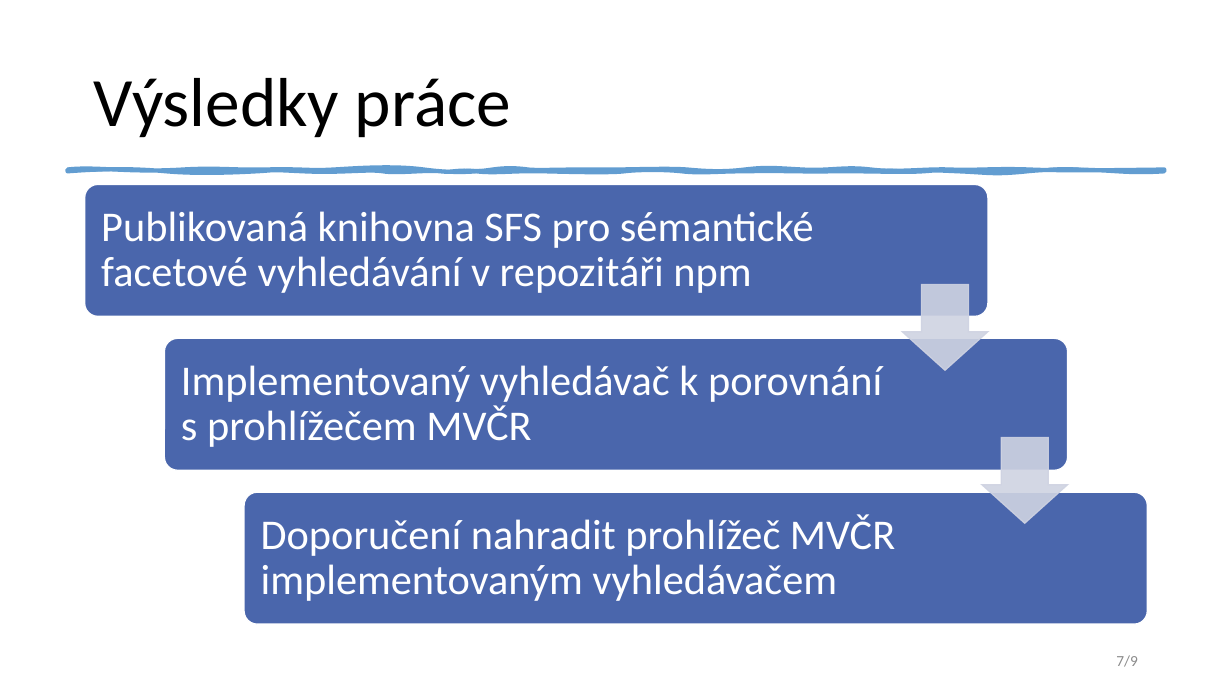
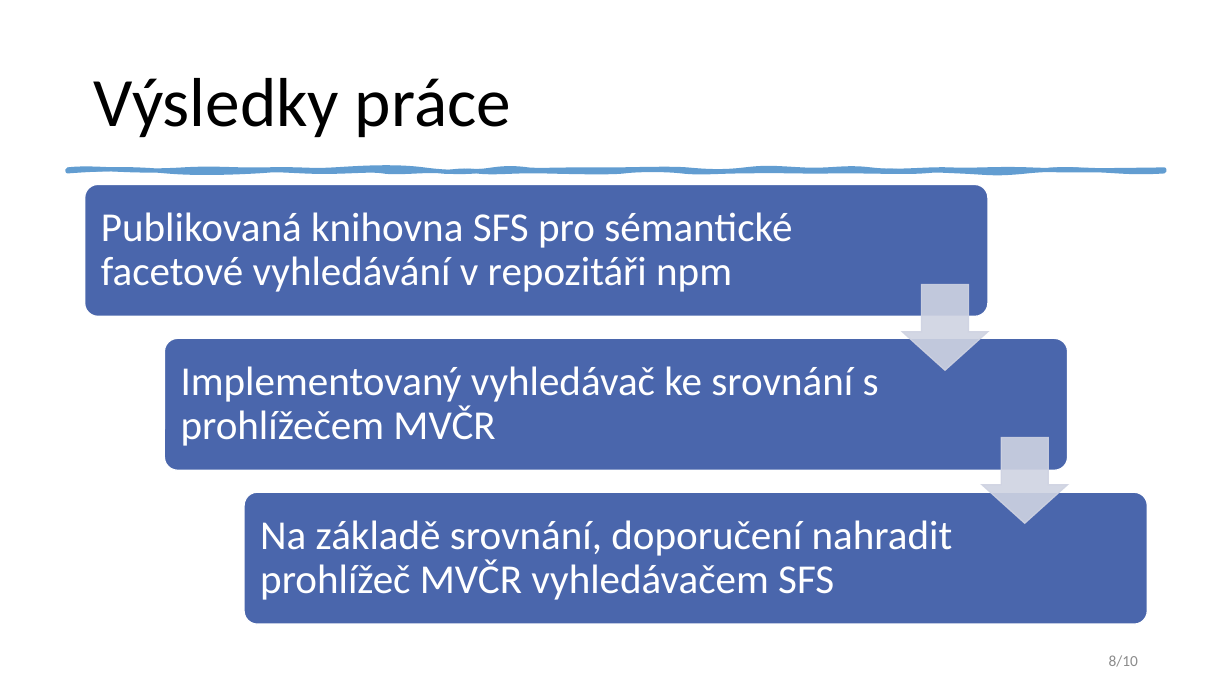
Before and after one commit to bouredan/sfs-docs, a slide deck: slide 8 of bachelor-thesis/presentation/obhajoba_prezentace.pptx (slide 7 before the commit). Drawn at 1232x693 pixels with LibreOffice and Linux fonts; fonts in the diff are those of the drawing. Boxes give left, top, right and bottom in pixels: in the first picture for what was removed or moved away, otherwise in the second. Text is boxed around its words. In the diff, an @@ line names an element or a change of style, - is before the commit and + after.

```diff
--- a/bachelor-thesis/presentation/obhajoba_prezentace.pptx
+++ b/bachelor-thesis/presentation/obhajoba_prezentace.pptx
@@ text "Publikovaná knihovna SFS pro sémantické ..." at (x1=101, y1=212, x2=792, y2=292): size 33 to 32 pt @@
@@ text at (x1=181, y1=366, x2=879, y2=446): text changed; size 33 to 32 pt @@
-Implementovaný vyhledávač k porovnání s prohlížečem MVČR
+Implementovaný vyhledávač ke srovnání s prohlížečem MVČR
@@ text at (x1=260, y1=520, x2=953, y2=600): text changed; size 33 to 32 pt @@
-Doporučení nahradit prohlížeč MVČR implementovaným vyhledávačem
+Na základě srovnání, doporučení nahradit prohlížeč MVČR vyhledávačem SFS
@@ page number at (x1=1109, y1=655, x2=1138, y2=667): text changed @@
-7/9
+8/10
```
Also in this commit, not shown: 5 other slides changed, 3 slides added, 2 slides removed, 4 other files.
